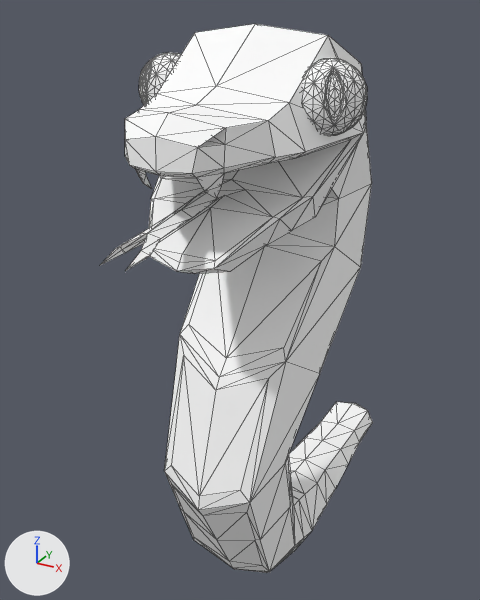
A saved change to the glTF model frontend/assets/models3d/packs/quaternius-fbx/snake.glb.
Before and after are seen from a 50 mm camera at (0.81, -1.89, 1.78) aimed at (-0.14, -0.15, 0.92). The axes (+X, +Y, +Z) are drawn at lower left. The lights are the same throughout. The first picture is the older version. Mesh edges are drawn as thin lines. Where no turn or scale is listed for an object, it has been applied to the vertices.

Objects in the first picture: 'Snake'.
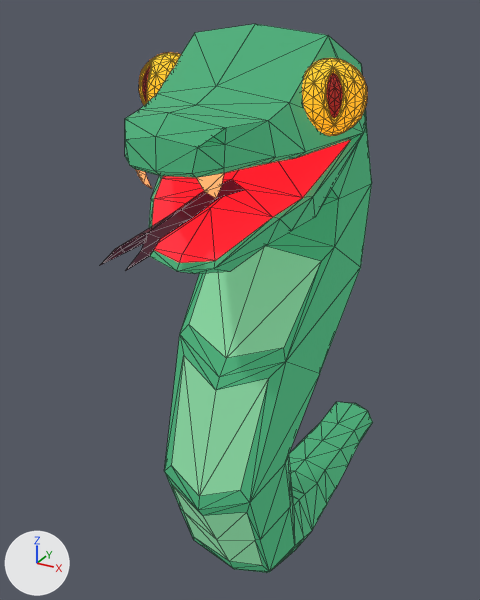
Where the change shows, as pixel boxes (x1, y1, x2, y2) in the pictures (480 x 600 px):
'Snake', recoloured, surface changed (white to green): (101, 24, 373, 573) in both

Diff of the bpy script that builds the scene:
```diff
--- a/frontend/assets/models3d/packs/quaternius-fbx/snake.glb.py
+++ b/frontend/assets/models3d/packs/quaternius-fbx/snake.glb.py
@@ mat_material_0 @@
 mat_material_0 = principled_material('Material_0')
-mat_material_0.base_color = (1.0, 1.0, 1.0)  # white #ffffff
+mat_material_0.base_color = (0.0306, 0.202, 0.09)  # dark green #317c55
 mat_material_0.roughness = 0.85
+mat_material_0.emission_strength = 1.0
+mat_material_0.emission_color = (0.0306, 0.202, 0.09)  # dark green #317c55
@@ mat_material_1 @@
 mat_material_1 = principled_material('Material_1')
-mat_material_1.base_color = (1.0, 1.0, 1.0)  # white #ffffff
+mat_material_1.base_color = (0.118, 0.323, 0.17)  # green #609a73
 mat_material_1.roughness = 0.85
+mat_material_1.emission_strength = 1.0
+mat_material_1.emission_color = (0.118, 0.323, 0.17)  # green #609a73
@@ mat_material_2 @@
 mat_material_2 = principled_material('Material_2')
-mat_material_2.base_color = (1.0, 1.0, 1.0)  # white #ffffff
+mat_material_2.base_color = (1.0, 0.0106, 0.021)  # red #ff1a28
 mat_material_2.roughness = 0.85
+mat_material_2.emission_strength = 1.0
+mat_material_2.emission_color = (1.0, 0.0106, 0.021)  # red #ff1a28
@@ mat_material_3 @@
 mat_material_3 = principled_material('Material_3')
-mat_material_3.base_color = (1.0, 1.0, 1.0)  # white #ffffff
+mat_material_3.base_color = (1.0, 0.35, 0.123)  # orange #ffa062
 mat_material_3.roughness = 0.85
+mat_material_3.emission_strength = 1.0
@@ mat_material_4 @@
 mat_material_4 = principled_material('Material_4')
-mat_material_4.base_color = (1.0, 1.0, 1.0)  # white #ffffff
+mat_material_4.base_color = (0.024, 0.00427, 0.0109)  # black #2b0e1b
 mat_material_4.roughness = 0.85
+mat_material_4.emission_strength = 1.0
@@ mat_material_5 @@
 mat_material_5 = principled_material('Material_5')
-mat_material_5.base_color = (1.0, 1.0, 1.0)  # white #ffffff
+mat_material_5.base_color = (1.0, 0.32, 0.00912)  # orange #ff9918
 mat_material_5.roughness = 0.85
+mat_material_5.emission_strength = 1.0
@@ mat_material_6 @@
 mat_material_6 = principled_material('Material_6')
-mat_material_6.base_color = (1.0, 1.0, 1.0)  # white #ffffff
+mat_material_6.base_color = (0.202, 0.00874, 0.00569)  # dark red #7c1711
 mat_material_6.roughness = 0.85
+mat_material_6.emission_strength = 1.0
```
